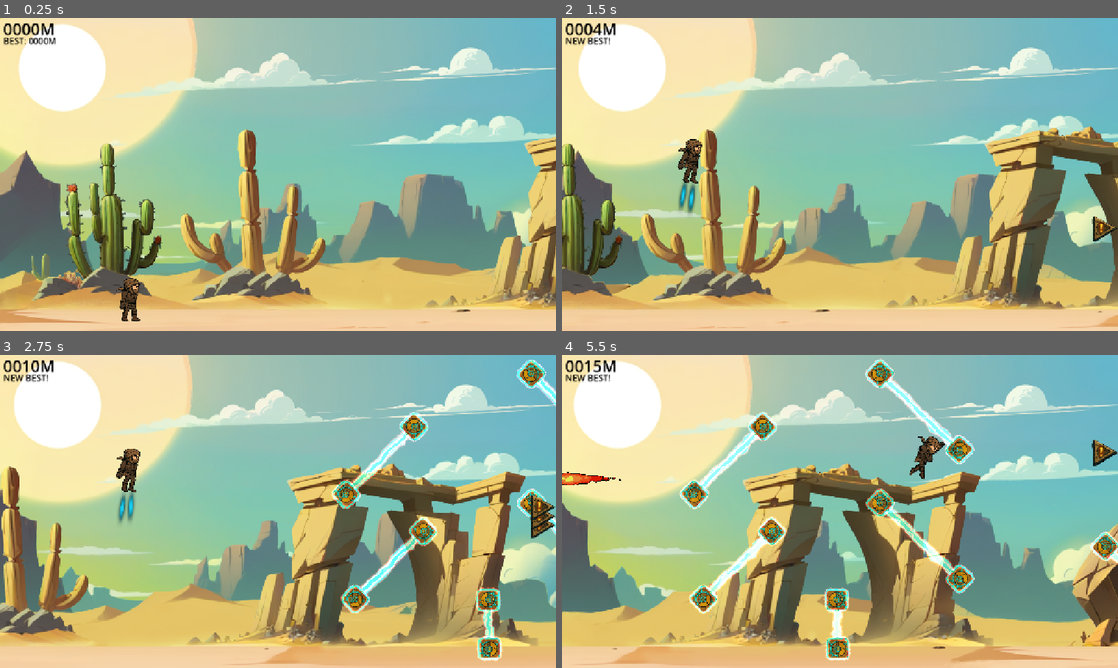
Above: before the commit, frames 1-4 (two rows, left to right).
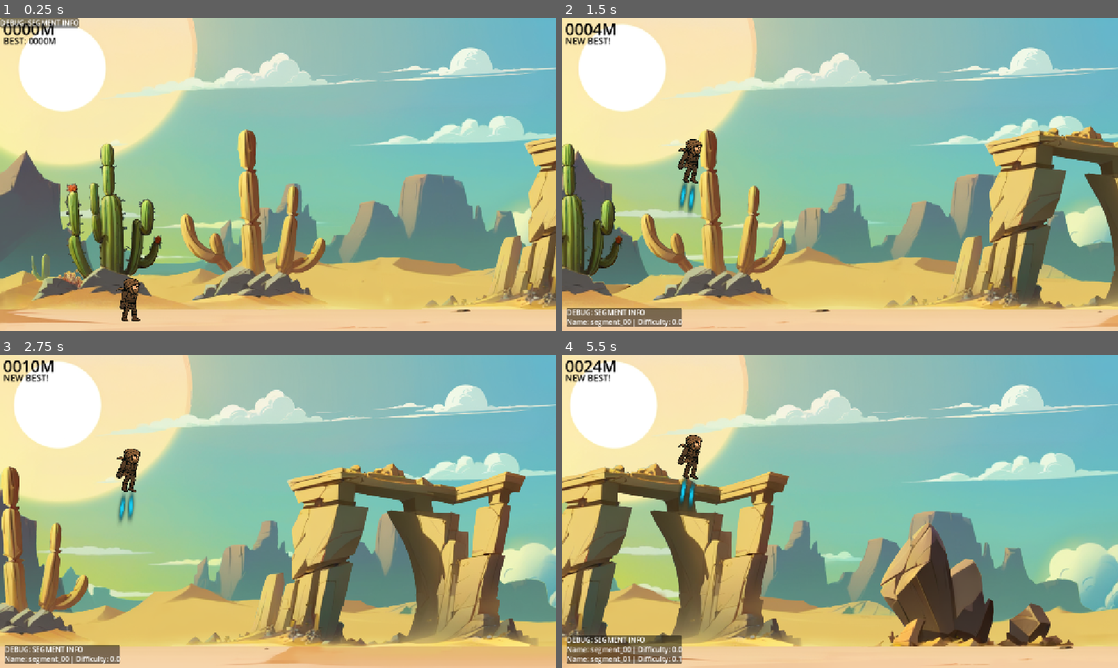
Above: after the commit, the same moments.

Repository: snowfrogdev/jetpack-joyride-clone
Game: Godot game, scene res://main.tscn
Same seed, same stepped clock (60 frames per second), same inputs: the game is played once before the commit and once after it.
Inputs:
- Up to frame 1 (0.25 s): no input
- Up to frame 2 (1.5 s): tap Enter (ui_accept) at 0.5, 0.77 s; hold Space (Boost) 0.53-1.28 s; tap Space (Boost) at 1.35 s
- Up to frame 3 (2.75 s): tap Enter (ui_accept) at 1.52 s; hold Space (Boost) from 2.03 s (still down)
- Up to frame 4 (5.5 s): release Space (Boost) at 2.78 s; tap Space (Boost) at 2.85, 4.35 s; tap Enter (ui_accept) at 3.02, 3.77, 4.52 s; hold Space (Boost) 3.53-4.28 s; hold Space (Boost) from 5.03 s (still down)

The runs differ from the first frame. In frame 1, 0.4% of the frame differs, in the area x 0-15%, y 0-4%; in frame 2, 1.4%; in frame 3, 5.4%; in frame 4, 47%, in the area x 0-100%, y 0-100%.

Commit message:
Add debug display for segment information with UI setup and visibility management

Diff:
--- /dev/null
+++ b/debug/debug_display.gd
@@ -0,0 +1,142 @@
+extends Control
+class_name DebugDisplay
+
+@export var segment_manager_path: NodePath
+@export var font_color: Color = Color.WHITE
+@export var background_color: Color = Color(0, 0, 0, 0.5)
+@export var margin: Vector2 = Vector2(10, 10) # Margin from bottom-left corner
+@export var font_size: int = 16
+
+var segment_manager: SegmentManager
+var enabled: bool = true
+var debug_panel: PanelContainer
+var debug_vbox: VBoxContainer
+var info_labels = {}
+var update_timer: float = 0
+var update_interval: float = 0.1 # Update display every 0.1 seconds to reduce flickering
+
+func _ready() -> void:
+  if OS.is_debug_build() or Engine.is_editor_hint():
+    if segment_manager_path:
+      segment_manager = get_node(segment_manager_path)
+    else:
+      # Try to find segment manager automatically
+      segment_manager = find_segment_manager()
+
+    if not segment_manager:
+      printerr("DebugDisplay: SegmentManager not found!")
+
+    # Create persistent UI elements
+    _setup_debug_ui()
+  else:
+    # Hide debug display in release builds
+    enabled = false
+    visible = false
+
+func _setup_debug_ui() -> void:
+  # Create panel container for background
+  debug_panel = PanelContainer.new()
+  debug_panel.add_theme_stylebox_override("panel", StyleBoxFlat.new())
+  var panel_style = debug_panel.get_theme_stylebox("panel") as StyleBoxFlat
+  panel_style.bg_color = background_color
+  panel_style.corner_radius_top_left = 4
+  panel_style.corner_radius_top_right = 4
+  panel_style.corner_radius_bottom_left = 4
+  panel_style.corner_radius_bottom_right = 4
+
+  # Add VBox container for text
+  debug_vbox = VBoxContainer.new()
+  debug_vbox.add_theme_constant_override("separation", 0)
+  debug_panel.add_child(debug_vbox)
+
+  # Add title label
+  var title_label = Label.new()
+  title_label.text = "DEBUG: SEGMENT INFO"
+  title_label.add_theme_color_override("font_color", font_color)
+  title_label.add_theme_font_size_override("font_size", font_size)
+  debug_vbox.add_child(title_label)
+
+  # Position at bottom left with margins
+  add_child(debug_panel)
+
+  # Size and position will be updated in _process
+  debug_panel.size_flags_horizontal = Control.SIZE_SHRINK_END
+  debug_panel.size_flags_vertical = Control.SIZE_SHRINK_END
+
+func _process(delta: float) -> void:
+  # Only update when enabled and in debug mode
+  if not enabled or (not OS.is_debug_build() and not Engine.is_editor_hint()):
+    return
+
+  # Throttle updates to reduce flickering
+  update_timer += delta
+  if update_timer >= update_interval:
+    update_timer = 0
+    _update_debug_info()
+
+  # Always ensure proper positioning at bottom left
+  if debug_panel:
+    var viewport_size = get_viewport_rect().size
+    debug_panel.position = Vector2(margin.x, viewport_size.y - debug_panel.size.y - margin.y)
+
+func _update_debug_info() -> void:
+  if not segment_manager or not debug_vbox:
+    return
+
+  var segments_info = segment_manager.get_segments_in_viewport()
+
+  # Remove labels for segments that are no longer visible
+  var existing_indices = info_labels.keys()
+  for idx in existing_indices:
+    if idx >= segments_info.size():
+      info_labels[idx].queue_free()
+      info_labels.erase(idx)
+
+  # Update or create labels for visible segments
+  for i in range(segments_info.size()):
+    var info = segments_info[i]
+    var name_str = info.name
+    var difficulty_str = "%.1f" % info.difficulty
+    var info_text = "Name: %s | Difficulty: %s" % [name_str, difficulty_str]
+
+    if not info_labels.has(i):
+      # Create new label if needed
+      var label = Label.new()
+      label.add_theme_color_override("font_color", font_color)
+      label.add_theme_font_size_override("font_size", font_size)
+      debug_vbox.add_child(label)
+      info_labels[i] = label
+
+    # Update label text
+    info_labels[i].text = info_text
+
+# Try to find segment manager in the scene
+func find_segment_manager() -> SegmentManager:
+  var seg_managers = get_tree().get_nodes_in_group("segment_manager")
+  if not seg_managers.is_empty():
+    return seg_managers[0]
+
+  # Second attempt - find by class
+  var nodes = get_tree().get_nodes_in_group("SegmentManager")
+  for node in nodes:
+    if node is SegmentManager:
+      return node
+
+  # Last attempt - brute force search
+  return find_node_by_class("SegmentManager")
+
+# Recursively search for a node of specific class type
+func find_node_by_class(cls_name: String) -> Node:
+  var root = get_tree().root
+  return _find_node_by_class_recursive(root, cls_name)
+
+func _find_node_by_class_recursive(node: Node, cls_name: String) -> Node:
+  if node.get_class() == cls_name:
+    return node
+
+  for child in node.get_children():
+    var found = _find_node_by_class_recursive(child, cls_name)
+    if found:
+      return found
+
+  return null
--- a/main.tscn
+++ b/main.tscn
@@ -34,6 +34,7 @@
 [ext_resource type="Resource" uid="uid://bwkeccu3sstul" path="res://segments/segment_13_data.tres" id="25_htxhm"]
 [ext_resource type="Resource" uid="uid://3kgdrgi4ot46" path="res://segments/segment_14_data.tres" id="26_jq2sk"]
 [ext_resource type="Resource" uid="uid://xkqqd6hl1nqk" path="res://segments/segment_15_data.tres" id="27_4k2k6"]
+[ext_resource type="Script" uid="uid://ctsxag2jnufan" path="res://debug/debug_display.gd" id="28_debug"]
 
 [sub_resource type="RectangleShape2D" id="RectangleShape2D_1bvp3"]
 size = Vector2(3248, 47)
@@ -120,7 +121,7 @@
 [node name="SegmentManager" type="Node2D" parent="Game"]
 script = ExtResource("6_7mycd")
 segments = Array[ExtResource("7_5vw27")]([ExtResource("8_kek77"), ExtResource("10_2cqfq"), ExtResource("14_getpj"), Ext …(322 unchanged characters)…
-initial_segments = Array[ExtResource("7_5vw27")]([ExtResource("27_4k2k6")])
+initial_segments = Array[ExtResource("7_5vw27")]([ExtResource("8_kek77"), ExtResource("10_2cqfq"), ExtResource("14_getpj"), ExtResource("15_ryguw")])
 metadata/_edit_lock_ = true
 
 [node name="SunLanceDetectionArea" type="Area2D" parent="Game"]
@@ -175,3 +176,19 @@
 theme_override_fonts/font = SubResource("SystemFont_vivmo")
 theme_override_font_sizes/font_size = 20
 text = "BEST: 123456"
+
+[node name="DebugUI" type="Node" parent="."]
+
+[node name="DebugOverlay" type="CanvasLayer" parent="DebugUI"]
+layer = 100
+
+[node name="DebugDisplay" type="Control" parent="DebugUI/DebugOverlay"]
+layout_mode = 3
+anchors_preset = 15
+anchor_right = 1.0
+anchor_bottom = 1.0
+grow_horizontal = 2
+grow_vertical = 2
+mouse_filter = 2
+script = ExtResource("28_debug")
+segment_manager_path = NodePath("../../../Game/SegmentManager")
--- a/segments/segment_data.gd
+++ b/segments/segment_data.gd
@@ -3,3 +3,13 @@
 
 @export var segment_scene: PackedScene
 @export_range(0.0, 1, 0.1) var difficulty: float = 0.0
+
+# Returns the name of the segment from the scene resource
+func get_segment_name() -> String:
+    if segment_scene:
+        var scene_path = segment_scene.resource_path
+        if scene_path:
+            # Extract the filename without extension
+            var filename = scene_path.get_file().get_basename()
+            return filename
+    return "Unknown Segment"
--- a/segments/segment_manager.gd
+++ b/segments/segment_manager.gd
@@ -6,13 +6,16 @@
 @export var viewport_width: float = 1280.0
 @export var spawn_buffer: float = 200.0
 @export var max_active_segments: int = 5
+@export var debug_mode: bool = false
 
 var scroll_speed: float = 0.0
 var _active_segments: Array[Node2D] = []
+var _active_segment_data: Array[SegmentData] = []
 var _last_segment_end_x: float
 var _initial_segments_queue: Array[SegmentData] = []
 
 func _ready():
+  add_to_group("segment_manager")
   _initial_segments_queue = initial_segments.duplicate()
   spawn_initial_segments()
 
@@ -54,6 +57,7 @@
   segment_instance.position = Vector2(_last_segment_end_x, 0.0)
   add_child(segment_instance)
   _active_segments.append(segment_instance)
+  _active_segment_data.append(segment_data)
 
   _last_segment_end_x += get_segment_length(segment_instance)
 
@@ -69,5 +73,48 @@
     if right_edge < get_viewport_left_edge() - spawn_buffer:
       first.queue_free()
       _active_segments.pop_front()
+      _active_segment_data.pop_front()
     else:
       break
+
+# Returns an array of dictionaries with information about segments currently visible in the viewport
+func get_segments_in_viewport() -> Array:
+  var viewport_left = get_viewport_left_edge()
+  var viewport_right = get_viewport_right_edge()
+  var segments_info = []
+
+  for i in range(_active_segments.size()):
+    var segment = _active_segments[i]
+    var data = _active_segment_data[i]
+    var segment_left = segment.position.x
+    var segment_right = segment_left + get_segment_length(segment)
+
+    # Check if segment is at least partially visible in viewport
+    if segment_right > viewport_left and segment_left < viewport_right:
+      var percent_visible = calculate_percent_visible(segment_left, segment_right, viewport_left, viewport_right)
+
+      segments_info.append({
+        "name": data.get_segment_name(),
+        "difficulty": data.difficulty,
+        "percent_visible": percent_visible,
+        "position": segment.position
+      })
+
+  return segments_info
+
+# Calculate what percentage of the segment is visible in the viewport
+func calculate_percent_visible(segment_left: float, segment_right: float, viewport_left: float, viewport_right: float) -> float:
+  var segment_length = segment_right - segment_left
+  var overlap_left = max(segment_left, viewport_left)
+  var overlap_right = min(segment_right, viewport_right)
+  var overlap_length = max(0, overlap_right - overlap_left)
+
+  return overlap_length / segment_length * 100.0
+
+# Fallback to get a name from the resource if no explicit name is set
+func get_segment_resource_name(index: int) -> String:
+  var resource_path = _active_segment_data[index].resource_path
+  if resource_path:
+    var file_name = resource_path.get_file().get_basename()
+    return file_name
+  return "Segment " + str(index)
Not shown, added: debug/debug_display.gd.uid
Not shown: 1 places in main.tscn that only renumber resources
